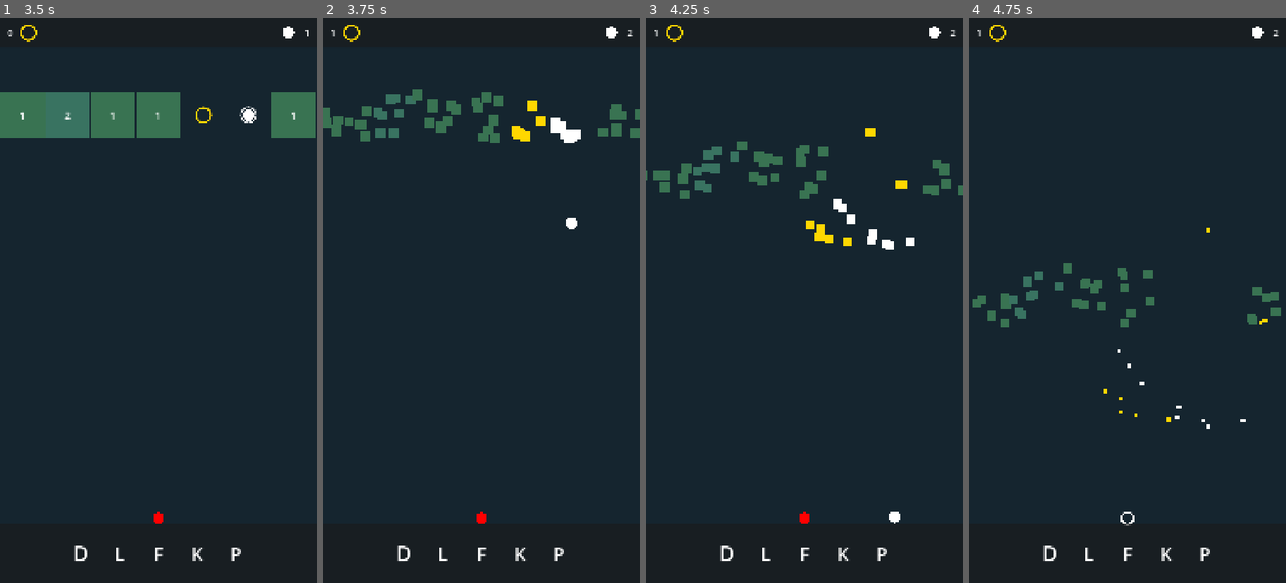
Above: before the commit, frames 1-4 (left to right).
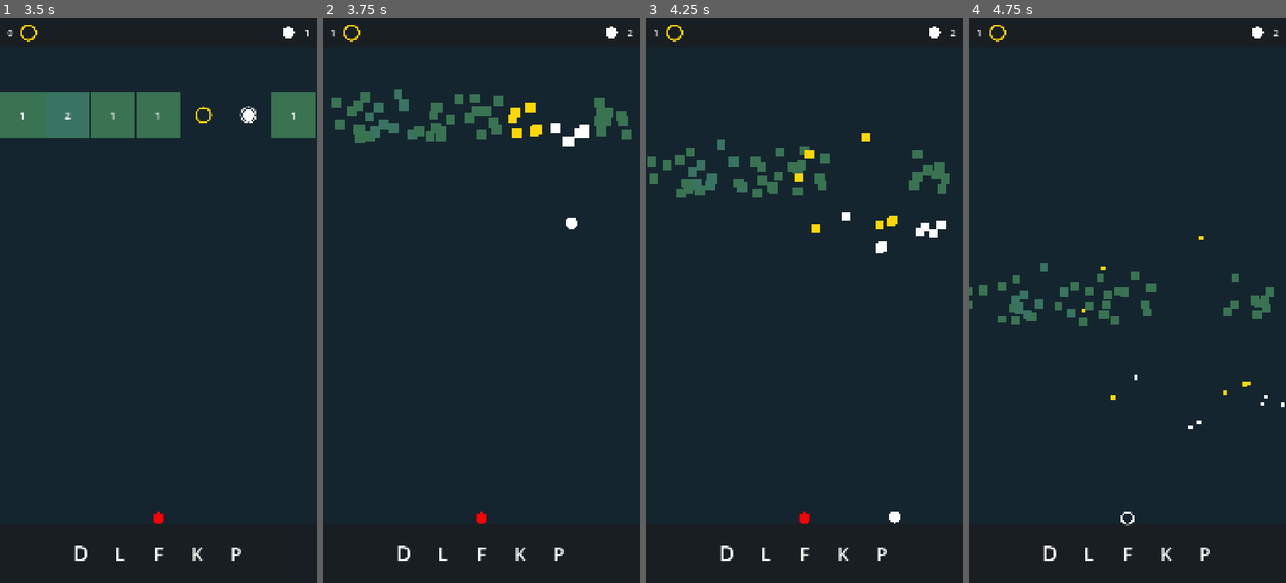
Above: after the commit, the same moments.

Repository: laplante-sean/freeballz
Game: Godot game, scene res://game/menu/main_menu.tscn
Same seed, same stepped clock (60 frames per second), same inputs: the game is played once before the commit and once after it.
Inputs:
- Up to frame 1 (3.5 s): click "New Game" at 0.5 s; click "D" at 1.25 s; click "L" at 2 s; click "F" at 2.75 s
- Up to frame 2 (3.75 s): click "K" at 3.5 s
- Up to frame 3 (4.25 s): no input
- Up to frame 4 (4.75 s): click "P" at 4.25 s

Frame 1 is identical in both runs. In frame 2, 3.1% of the frame differs, in the area x 0-100%, y 12-23%; in frame 3, 3.5%, in the area x 0-100%, y 19-42%; in frame 4, 2.7%.

Commit message:
Upgraded to latest Godot and fixed shader stutter on first use of particles

Diff:
--- a/game/components/block_break_particles_component.gd
+++ b/game/components/block_break_particles_component.gd
@@ -8,11 +8,8 @@
 
 
 func _ready():
-    emitting = true
     one_shot = true
     process_material.emission_box_extents = Vector3(block_width / 2.0, block_width / 2.0, 1)
     modulate = block_color
-
-
-func _on_finished():
-    queue_free()
+    finished.connect(queue_free)
+    set_deferred("emitting", true)
--- a/game/components/block_break_particles_component.tscn
+++ b/game/components/block_break_particles_component.tscn
@@ -29,11 +29,10 @@
 [node name="BlockBreakParticlesComponent" type="GPUParticles2D"]
 z_index = -1
 emitting = false
-process_material = SubResource("ParticleProcessMaterial_fmpns")
+amount = 9
 lifetime = 2.5
 one_shot = true
 explosiveness = 1.0
 randomness = 1.0
+process_material = SubResource("ParticleProcessMaterial_fmpns")
 script = ExtResource("1_1nnia")
-
-[connection signal="finished" from="." to="." method="_on_finished"]
--- a/game/components/coin_sparkle_particles_component.gd
+++ b/game/components/coin_sparkle_particles_component.gd
@@ -5,7 +5,7 @@
 
 
 func _ready():
-    emitting = true
     one_shot = true
     modulate = color
     finished.connect(queue_free)
+    set_deferred("emitting", true)
--- a/game/components/coin_sparkle_particles_component.tscn
+++ b/game/components/coin_sparkle_particles_component.tscn
@@ -28,9 +28,10 @@
 
 [node name="CoinSparkleParticlesComponent" type="GPUParticles2D"]
 emitting = false
-process_material = SubResource("ParticleProcessMaterial_j678a")
+amount = 7
 lifetime = 1.5
 one_shot = true
 explosiveness = 1.0
 randomness = 1.0
+process_material = SubResource("ParticleProcessMaterial_j678a")
 script = ExtResource("1_76c1f")
--- a/game/components/pickup_ball_sparkle_particles_component.gd
+++ b/game/components/pickup_ball_sparkle_particles_component.gd
@@ -5,7 +5,7 @@
 
 
 func _ready():
-    emitting = true
     one_shot = true
     modulate = color
     finished.connect(queue_free)
+    set_deferred("emitting", true)
--- a/game/components/pickup_ball_sparkle_particles_component.tscn
+++ b/game/components/pickup_ball_sparkle_particles_component.tscn
@@ -27,7 +27,8 @@
 collision_use_scale = true
 
 [node name="PickupBallSparkleParticlesComponent" type="GPUParticles2D"]
-process_material = SubResource("ParticleProcessMaterial_fslsc")
+amount = 7
 lifetime = 1.5
 explosiveness = 1.0
+process_material = SubResource("ParticleProcessMaterial_fslsc")
 script = ExtResource("1_dk4h0")
--- a/game/game.gd
+++ b/game/game.gd
@@ -6,6 +6,9 @@
 const CoinScene: PackedScene = preload("res://game/objects/coin.tscn")
 const BombBlockScene: PackedScene = preload("res://game/objects/bomb_block.tscn")
 const ScatterOrbScene: PackedScene = preload("res://game/objects/scatter_orb.tscn")
+const BlockBreakParticlesComponentScene = preload("res://game/components/block_break_particles_component.tscn")
+const CoinSparkleParticlesComponentScene = preload("res://game/components/coin_sparkle_particles_component.tscn")
+const PickupBallSparkleParticlesComponentScene = preload("res://game/components/pickup_ball_sparkle_particles_component.tscn")
 
 enum GameState {
     PREPARE_SHOT,
@@ -36,11 +39,11 @@
 @onready var camera_shake_component = $CameraShakeComponent
 @onready var hud = $HUDLayer/HUD
 @onready var game_ceiling = $Boundaries/Ceiling
-
+@onready var preload_particles: Node2D = $PreloadParticles
 
 func _ready():
     screen_size = get_viewport().get_visible_rect().size
-    _adjust_boundaries(screen_size)
+    _adjust_boundaries()
 
     block_width = Utils.get_block_width()
     launch_point.global_position = game_stats.launch_point_global_position
@@ -56,8 +59,29 @@
     elif not Utils.load_game(blocks):
         create_row()
 
-
-func _adjust_boundaries(screen_size: Vector2):
+    preload_particles.global_position.y = game_floor.global_position.y + 150.0
+    preload_particles.global_position.x = launch_point.global_position.x
+    call_deferred("_preload_particles")
+
+
+func _preload_particles():
+    # This prevents stutter by preloading them at the start of the level on a thread
+    await get_tree().create_timer(0.5).timeout
+
+    var pickup_particles_inst = PickupBallSparkleParticlesComponentScene.instantiate() as PickupBallSparkleParticlesComponent
+    get_tree().current_scene.add_child(pickup_particles_inst)
+    pickup_particles_inst.global_position = preload_particles.global_position
+
+    var coin_particles_inst = CoinSparkleParticlesComponentScene.instantiate() as CoinSparkleParticlesComponent
+    get_tree().current_scene.add_child(coin_particles_inst)
+    coin_particles_inst.global_position = preload_particles.global_position
+
+    var block_break_particles_inst = BlockBreakParticlesComponentScene.instantiate() as BlockBreakParticlesComponent
+    get_tree().current_scene.add_child(block_break_particles_inst)
+    block_break_particles_inst.global_position = preload_particles.global_position
+
+
+func _adjust_boundaries():
     # Designed for 1080x1920 but the scale is set to expand in the height.
     # So on taller/shorter devices we need to adjust the position of the floor
     # and the size of the wall colliders
@@ -127,7 +151,7 @@
     block.hit_game_floor.connect(_on_block_hit_game_floor)
 
 
-func check_for_obj(x: float, y: float, delete: bool = false):
+func check_for_obj(x: float, y: float):
     var physics = get_world_2d().get_direct_space_state()
     var point_query = PhysicsPointQueryParameters2D.new()
     point_query.collide_with_areas = true
--- a/game/game.tscn
+++ b/game/game.tscn
@@ -74,6 +74,8 @@
 script = ExtResource("5_7pdcy")
 camera_2d = NodePath("../Camera2D")
 
+[node name="PreloadParticles" type="Node2D" parent="."]
+
 [connection signal="balls_down_button_pressed" from="HUDLayer/HUD" to="." method="_on_hud_balls_down_button_pressed"]
 [connection signal="fire_ball_button_pressed" from="HUDLayer/HUD" to="." method="_on_hud_fire_ball_button_pressed"]
 [connection signal="kill_bottom_row_button_pressed" from="HUDLayer/HUD" to="." method="_on_hud_kill_bottom_row_button_pressed"]
--- a/game/menu/main_menu.tscn
+++ b/game/menu/main_menu.tscn
@@ -17,8 +17,8 @@
 initial_velocity_min = 150.0
 initial_velocity_max = 200.0
 gravity = Vector3(0, 980, 0)
-scale_min = 10.0
-scale_max = 10.0
+scale_min = 15.0
+scale_max = 20.0
 
 [node name="MainMenu" type="CenterContainer"]
 anchors_preset = 15
--- a/game/objects/ball.gd
+++ b/game/objects/ball.gd
@@ -75,7 +75,7 @@
     drop()
     player_stats.balls += 1
 
-    var inst = PickupBallSparkleParticlesComponentScene.instantiate()
+    var inst = PickupBallSparkleParticlesComponentScene.instantiate() as PickupBallSparkleParticlesComponent
     get_tree().current_scene.add_child(inst)
     inst.global_position = global_position
 
--- a/game/objects/block.tscn
+++ b/game/objects/block.tscn
@@ -20,7 +20,7 @@
 occluder = SubResource("OccluderPolygon2D_oeanq")
 
 [node name="Label" type="Label" parent="."]
-anchors_preset = 8
+anchors_preset = -1
 anchor_left = 0.5
 anchor_top = 0.5
 anchor_right = 0.5
--- a/game/objects/scatter_orb.gd
+++ b/game/objects/scatter_orb.gd
@@ -17,7 +17,7 @@
     tween.chain().tween_property(self, "current_radius", game_stats.scatter_orb_animation_radius_start, 0.05)
 
 
-func _process(delta):
+func _process(_delta):
     queue_redraw()
 
 
@@ -38,13 +38,7 @@
     return Color.from_hsv(hue, game_stats.block_saturation / 100.0, game_stats.block_brightness / 100.0)
 
 
-func _on_body_entered(body):
-    if not body is Ball:
-        return
-    if body in entered_bodies:
-        return
-    entered_bodies.append(body)
-
+func scatter_ball(body):
     var game_scene: Game = get_tree().current_scene
     var launch_point = game_scene.launch_point
 
@@ -66,3 +60,12 @@
         ball.global_position = global_position
         ball.fire(dir)
         game_scene.balls_out += 1
+
+
+func _on_body_entered(body):
+    if not body is Ball:
+        return
+    if body in entered_bodies:
+        return
+    entered_bodies.append(body)
+    call_deferred("scatter_ball", body)
--- a/game/utils/utils.gd
+++ b/game/utils/utils.gd
@@ -12,10 +12,10 @@
 
 
 func get_game_floor_y_pos() -> float:
-    var floor = get_tree().current_scene.find_child("Floor") as StaticBody2D
-    var collider = floor.find_child("CollisionShape2D") as CollisionShape2D
+    var game_floor = get_tree().current_scene.find_child("Floor") as StaticBody2D
+    var collider = game_floor.find_child("CollisionShape2D") as CollisionShape2D
     var offset = collider.shape.size.y / 2.0
-    return floor.global_position.y - offset
+    return game_floor.global_position.y - offset
 
 
 func get_game_stats() -> GameStats:
--- a/project.godot
+++ b/project.godot
@@ -13,7 +13,7 @@
 config/name="Free Ballz"
 run/main_scene="res://game/menu/main_menu.tscn"
 config/quit_on_go_back=false
-config/features=PackedStringArray("4.2")
+config/features=PackedStringArray("4.5")
 config/icon="res://icon.png"
 
 [autoload]
Not shown, added: game/components/ball_ui_component.gd.uid
Not shown, added: game/components/block_break_particles_component.gd.uid
Not shown: 1 places in game/components/block_break_particles_component.tscn that only renumber resources
Not shown, added: game/components/camera_shake_component.gd.uid
Not shown, added: game/components/coin_sparkle_particles_component.gd.uid
Not shown: 1 places in game/components/coin_sparkle_particles_component.tscn that only renumber resources
Not shown, added: game/components/coin_ui_component.gd.uid
Not shown, added: game/components/go_back_handler_componenet.gd.uid
Not shown, added: game/components/held_button_activator_component.gd.uid
Not shown, added: game/components/launch_point_component.gd.uid
Not shown, added: game/components/pickup_ball_sparkle_particles_component.gd.uid
Not shown: 1 places in game/components/pickup_ball_sparkle_particles_component.tscn that only renumber resources
(and 18 more such lines)
